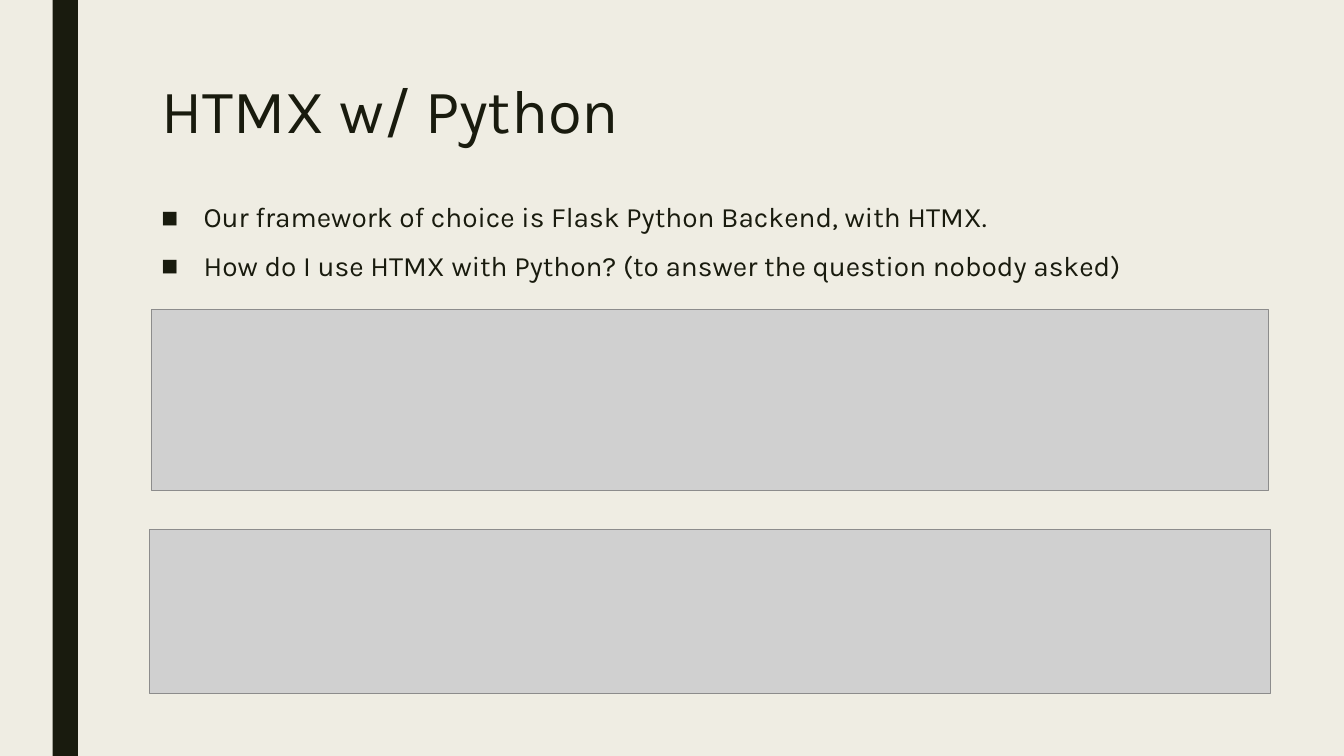
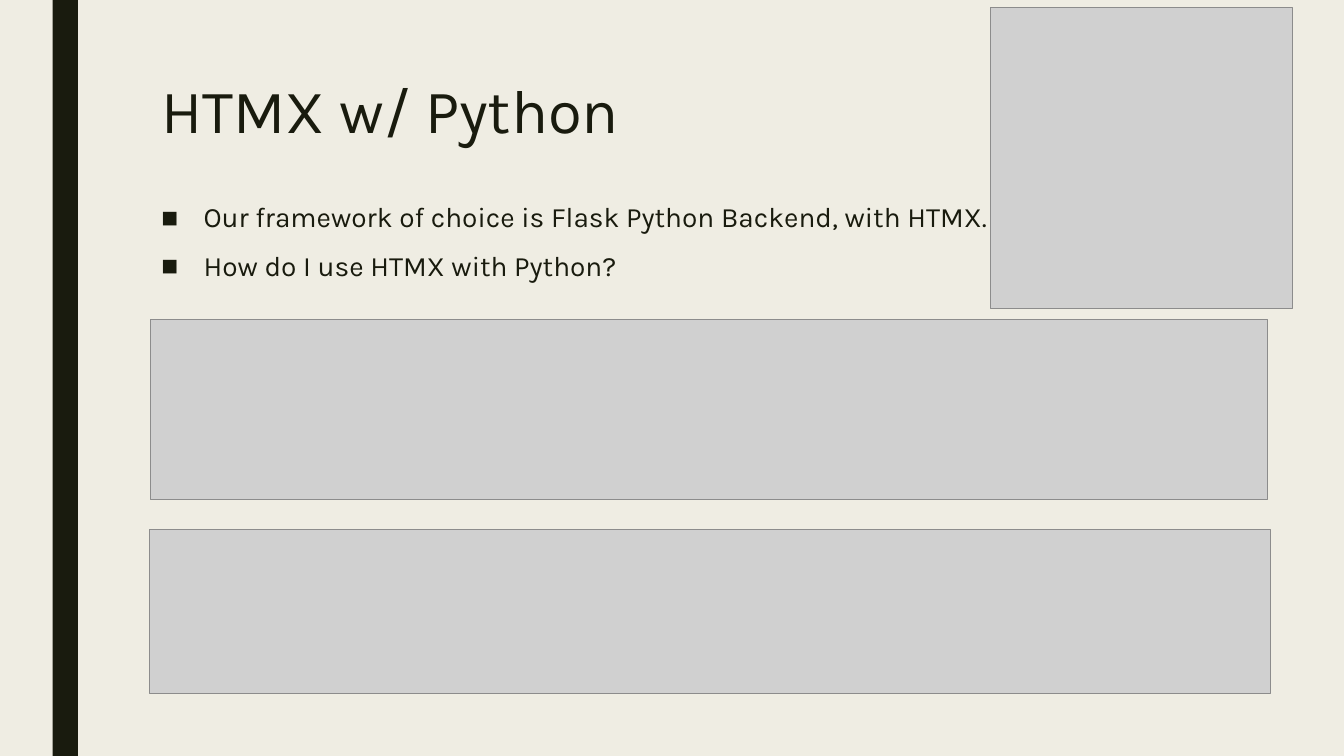
Before and after one commit to jtann5/HTMX, a slide deck: slide 3 of Presentation/HTMX.pptx. Drawn at 1344x756 pixels with LibreOffice and Linux fonts; fonts in the diff are those of the drawing; grey boxes stand for pictures. Boxes give left, top, right and bottom in pixels: in the first picture for what was removed or moved away, otherwise in the second. Text is boxed around its words. In the diff, an @@ line names an element or a change of style, - is before the commit and + after.

```diff
--- a/Presentation/HTMX.pptx
+++ b/Presentation/HTMX.pptx
@@ picture added at (991,8,1294,309) @@
@@ text at (204,256,616,283): text changed @@
-■ How do I use HTMX with Python? (to answer the question nobody asked)
+■ How do I use HTMX with Python?
@@ picture: place and size @@
-picture at (151,310,1269,490)
+picture at (150,320,1268,500)
```
Also in this commit, not shown: 2 other slides changed, 3 slides added.
